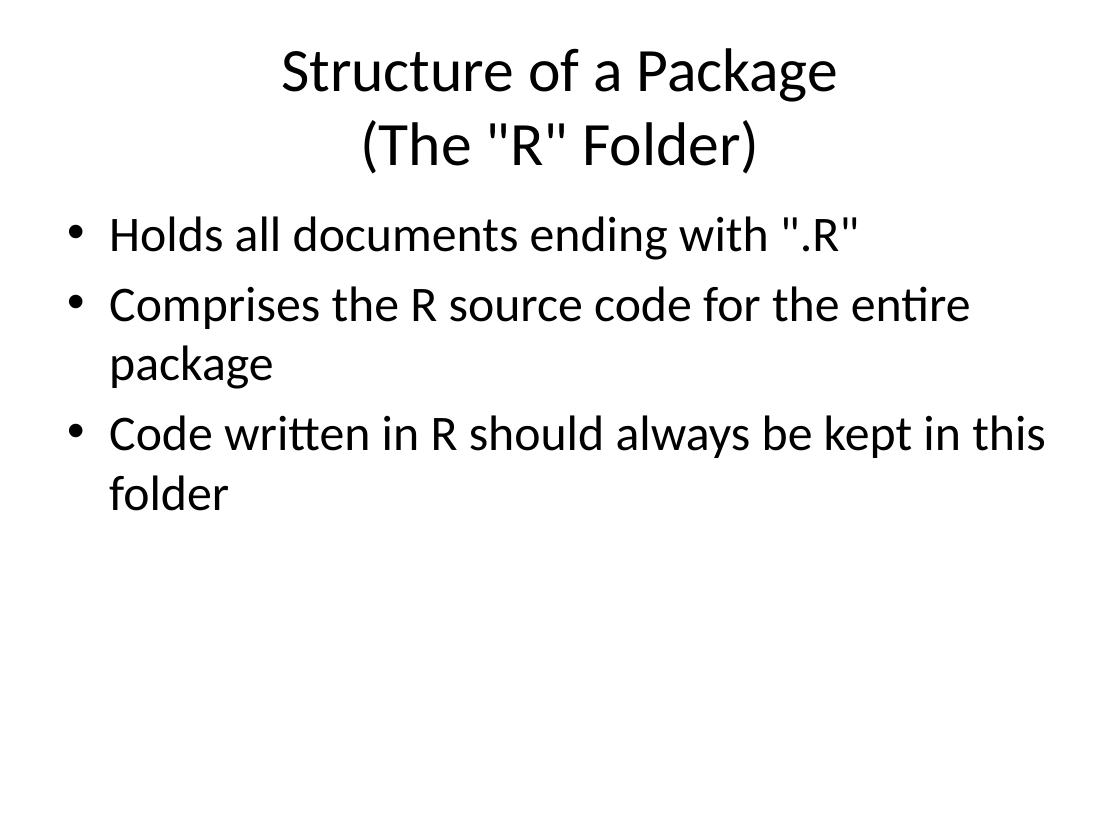
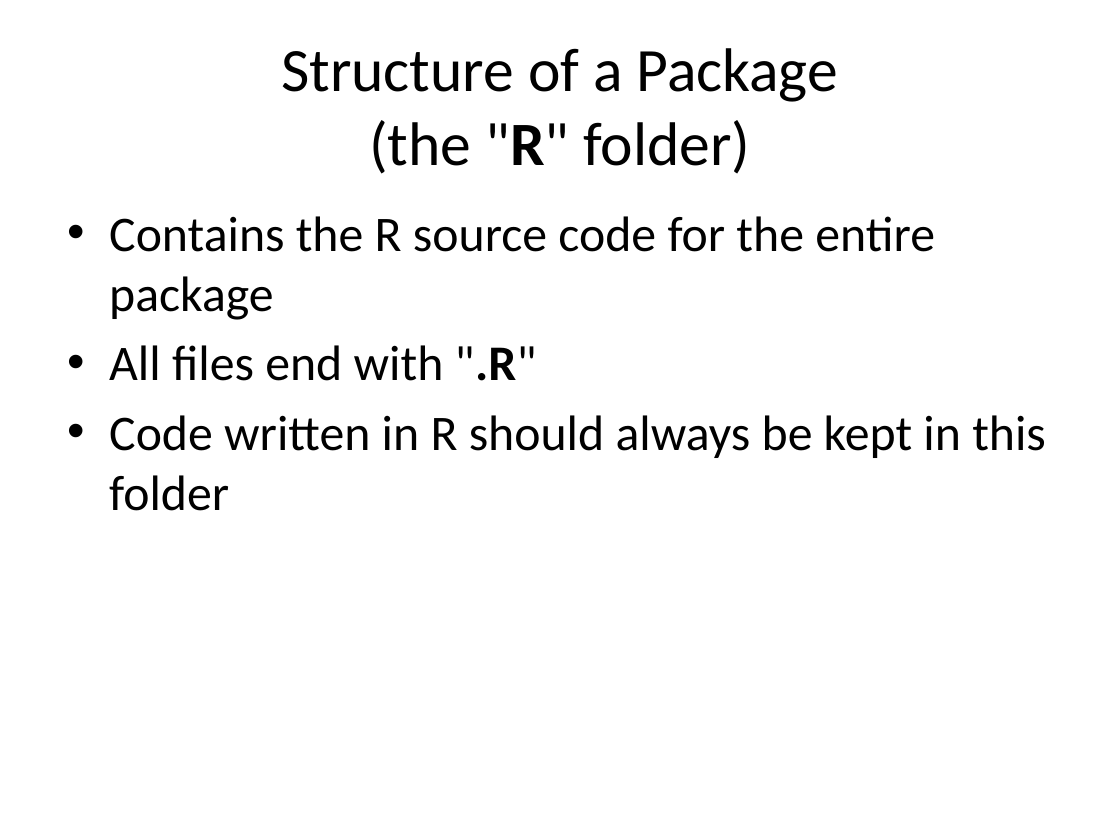
Before and after one commit to IQSS/Zelig4-Documentation, a slide deck: slide 6 of January-Class/Zelig4_zelig2.pptx (slide 30 before the commit). Drawn at 1120x840 pixels with LibreOffice and Linux fonts; fonts in the diff are those of the drawing. Boxes give left, top, right and bottom in pixels: in the first picture for what was removed or moved away, otherwise in the second. Text is boxed around its words. In the diff, an @@ line names an element or a change of style, - is before the commit and + after.

```diff
--- a/January-Class/Zelig4_zelig2.pptx
+++ b/January-Class/Zelig4_zelig2.pptx
@@ title at [281,48,838,174]: text changed @@
-Structure of a Package
-(The "R" Folder)
+Structure of a Package
+(the "R" folder)
@@ text at [109,216,935,381]: text changed @@
-• Holds all documents ending with ".R"
-• Comprises the R source code for the entire package
+• Contains the R source code for the entire package
+• All files end with ".R"
```
Also in this commit, not shown: 13 other slides changed, 6 slides added, 6 slides removed.
